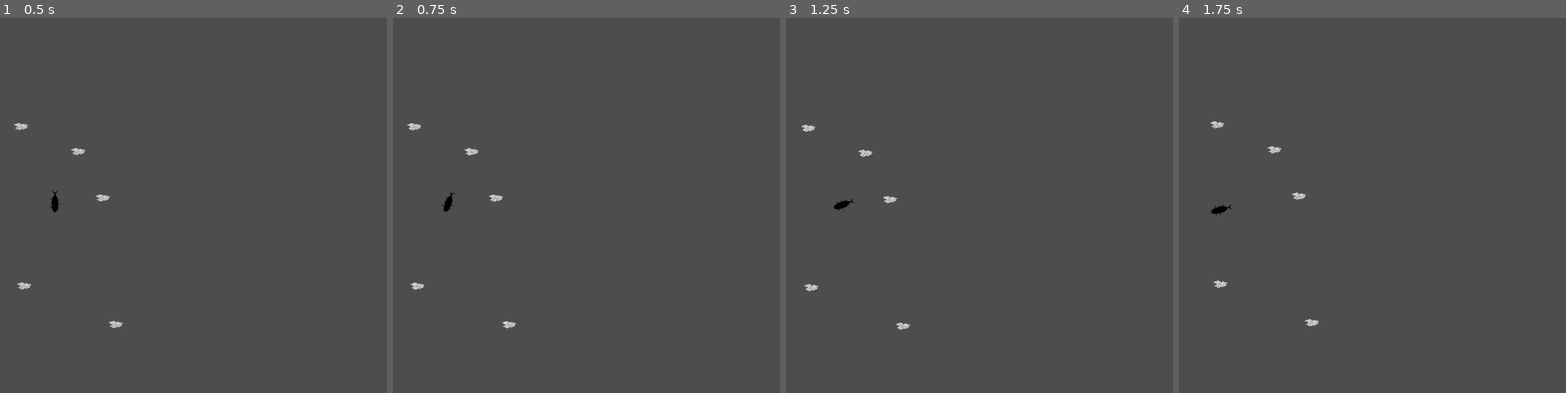
Above: before the commit, frames 1-4 (left to right).
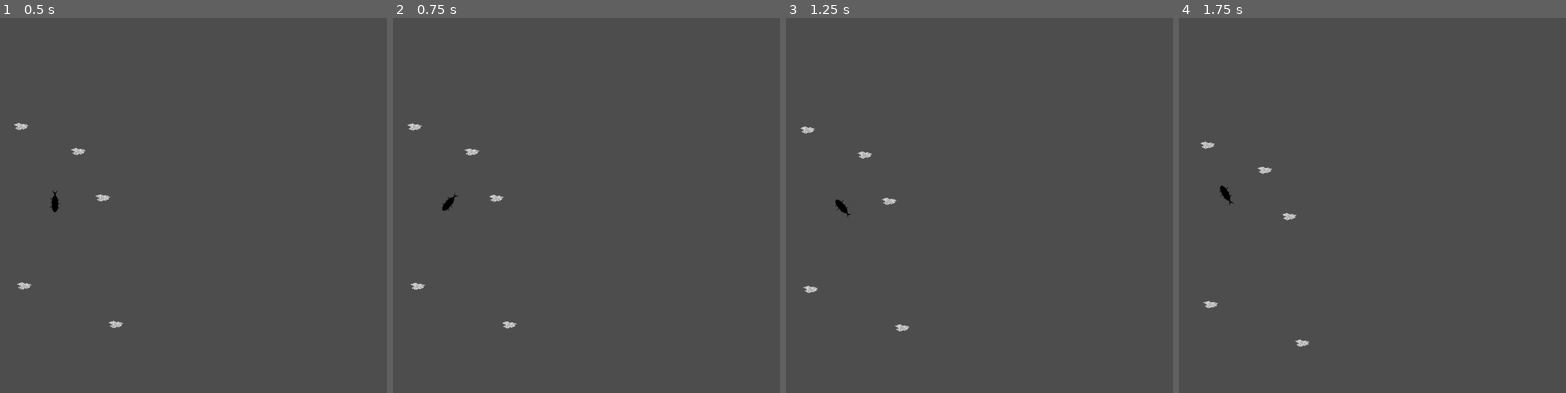
Above: after the commit, the same moments.

Repository: CarterHorton/starrrboard-HO
Game: Godot game, scene res://scenes/game.tscn
Same seed, same stepped clock (60 frames per second), same inputs: the game is played once before the commit and once after it.
Inputs:
- Up to frame 1 (0.5 s): no input
- Up to frame 2 (0.75 s): tap Enter at 0.5 s; hold Right (rotate_right) from 0.53 s (still down)
- Up to frame 3 (1.25 s): keep holding Right (rotate_right)
- Up to frame 4 (1.75 s): release Right (rotate_right) at 1.28 s; hold Down (move_backward) from 1.28 s (still down)

Frame 1 is identical in both runs. In frame 2, 0.1% of the frame differs, in the area x 3-33%, y 28-83%; in frame 3, 0.3%; in frame 4, 0.6%, in the area x 5-37%, y 27-88%.

Commit message:
Setting up alrgorithm for Scrap

Diff:
--- a/starrrboard,-ho!/scenes/Scraps.tscn
+++ b/starrrboard,-ho!/scenes/Scraps.tscn
@@ -1,15 +1,19 @@
-[gd_scene load_steps=3 format=3 uid="uid://cpq10lsr3g175"]
+[gd_scene load_steps=4 format=3 uid="uid://cpq10lsr3g175"]
 
 [ext_resource type="Texture2D" uid="uid://6whstg5q2f0v" path="res://assets/ScrapTexture1.png" id="1_5ns3t"]
+[ext_resource type="Script" uid="uid://w0m3agahly1l" path="res://scripts/scraps.gd" id="1_vh33x"]
 
 [sub_resource type="ConvexPolygonShape2D" id="ConvexPolygonShape2D_5ns3t"]
 points = PackedVector2Array(501, -128, -365, 312, -920, -214, -436, -377)
 
 [node name="Scrap" type="CharacterBody2D"]
 scale = Vector2(0.02, 0.02)
+script = ExtResource("1_vh33x")
 
 [node name="Sprite2D" type="Sprite2D" parent="."]
 texture = ExtResource("1_5ns3t")
 
 [node name="CollisionShape2D" type="CollisionShape2D" parent="."]
 shape = SubResource("ConvexPolygonShape2D_5ns3t")
+
+[connection signal="ready" from="." to="." method="_on_ready"]
--- a/starrrboard,-ho!/scripts/player.gd
+++ b/starrrboard,-ho!/scripts/player.gd
@@ -2,7 +2,7 @@
 
 @export var acceleration := 10
 @export var max_speed := 350
-@export var rotation_speed :=100
+@export var rotation_speed :=200
 
 func _physics_process(delta: float) -> void:
 
--- /dev/null
+++ b/starrrboard,-ho!/scripts/scraps.gd
@@ -0,0 +1,19 @@
+extends CollisionObject2D
+
+
+
+
+
+func _on_ready() -> void:
+	# Get the current position x and y
+
+	# Note: The below should be made into a function at some point
+	# Pick a random x value on the given plane
+
+	# Pick a random y value on the given plane
+
+	# route the scraps to that point
+
+
+
+	pass # Replace with function body.
Not shown, added: starrrboard,-ho!/assets/ScrapTexture2.png.import
Not shown: 1 places in starrrboard,-ho!/scenes/game.tscn that only renumber resources
Not shown, added: starrrboard,-ho!/scripts/scraps.gd.uid
